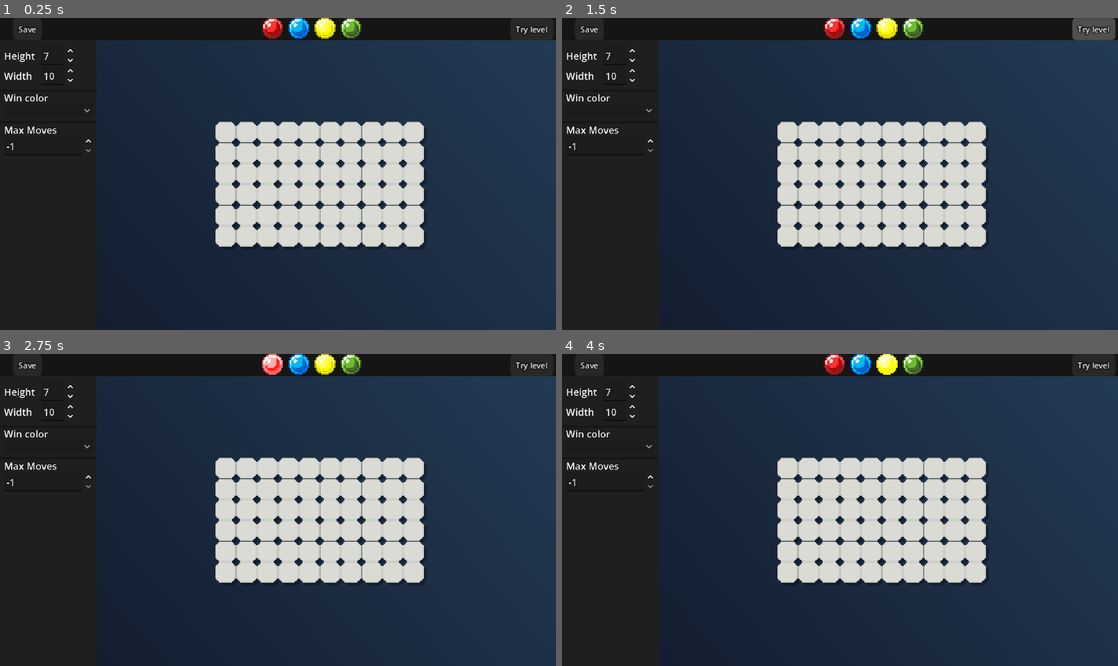
Above: before the commit, frames 1-4 (two rows, left to right).
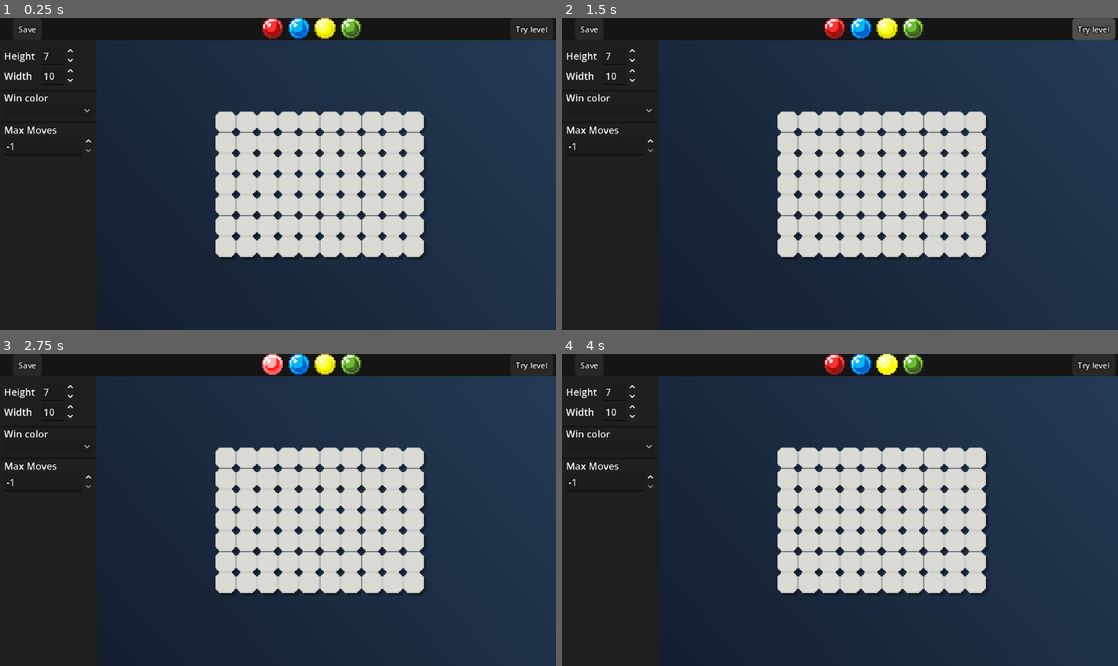
Above: after the commit, the same moments.

Repository: AurelinkZ/color-blocks
Game: Godot game, scene res://Scenes/level_editor.tscn
The game is run twice, just before and just after one commit, with the same random seed, the same clock (stepped at 60 frames per second) and the same inputs. This scene is started directly instead of the project's main scene.
Inputs (mouse positions are in pixels of both pictures, inside the frame that each line leads up to):
- Up to frame 1 (0.25 s): no input
- Up to frame 2 (1.5 s): click "Try level" at 0.5 s; click "Edit" at 1.25 s
- Up to frame 3 (2.75 s): click (272, 363) at 2.02 s
- Up to frame 4 (4 s): click (862, 363) at 2.77 s; click (884, 363) at 3.52 s

The runs differ from the first frame. In frame 1, 5.8% of the frame differs, in the area x 38-77%, y 29-77%; in frame 2, 5.8%; in frame 3, 5.8%; in frame 4, 5.8%.

Commit message:
Guard level loading and refactor grid init
Add guards and refactor grid/level initialization to avoid unbound values and support loading existing level data.

Changes:
- game.gd: Prevent starting a next level when levels is empty (avoid unbound index). Pass edit_level_to_test into LevelEditor and change scene via literal path.
- grid_editor.gd: Replace hardcoded initial size constants with deferred width/height assignment. Change setup_initial_grid to accept a LevelData and explicit width/height; if a level has grid_data, duplicate it, otherwise initialize a blank grid.
- grid_manager.gd: When setting up a level, prefer duplicating level.grid_data if present; otherwise fill a random grid as before.
- grid_view.gd: Clamp animation_timer.wait_time when decrementing to ensure it never goes below the minimum.
- level_editor.gd: Initialize width/height from edit_level_to_test when present (fall back to defaults) and pass them into grid_editor.setup_initial_grid, and update grid view setup accordingly.

Rationale: These changes fix edge cases (empty levels, uninitialized grid data) and centralize grid initialization logic so editors and runtime consistently load existing level grids or create properly sized blank grids.

Diff:
--- a/Scripts/game.gd
+++ b/Scripts/game.gd
@@ -73,7 +73,8 @@
 func _on_next_level_clicked():
 	if index_level < levels.size() - 1:
 		index_level += 1
-	_start_new_level(levels[index_level]) # Not indent in case we reach the last level
+	if levels.size() != 0:
+		_start_new_level(levels[index_level]) # Avoid issues with unbound values
 
 	if $UI/WinUI != null:
 		$UI/WinUI.queue_free()
@@ -92,7 +93,6 @@
 	if grid_manager.is_won():
 		_game_won()
 
-
 func _on_go_to_edit_button_pressed() -> void:
-	var edit_scene = preload("res://Scenes/level_editor.tscn")
-	get_tree().change_scene_to_file(edit_scene.resource_path)
+	LevelEditor.edit_level_to_test = edit_level_to_test
+	get_tree().change_scene_to_file("res://Scenes/level_editor.tscn")
--- a/Scripts/grid_editor.gd
+++ b/Scripts/grid_editor.gd
@@ -1,18 +1,21 @@
 extends Node
 
-const INITIAL_WIDTH: int = 10
-const INITIAL_HEIGHT: int = 6
-
-var width: int = INITIAL_WIDTH
-var height: int = INITIAL_HEIGHT
+var width: int
+var height: int
 var grid: Dictionary # Vector2i -> Color (Example: Vector2i(0, 0) -> Color.WHITE)
 
 ## Function to use to initialise the first grid of the level editor
 # Every cell of the grid will be blank (Color.WHTIE)
-func setup_initial_grid():
-	for y in height:
-		for x in width:
-			grid[Vector2i(x, y)] = Color.WHITE
+func setup_initial_grid(level: LevelData, width_val: int, height_val: int):
+	width = width_val
+	height = height_val
+	if level != null:
+		if level.grid_data.size() != 0:
+			grid = level.grid_data.duplicate()
+	else:
+		for y in height:
+			for x in width:
+				grid[Vector2i(x, y)] = Color.WHITE
 
 ## Set the width and refreshes the grid directly
 func set_width(width_user: int):
--- a/Scripts/grid_manager.gd
+++ b/Scripts/grid_manager.gd
@@ -19,9 +19,12 @@
 	width = level.grid_width
 	current_pallette = PALETTES[level.difficulty]
 	target_color = level.win_color
-	for i in range(0, height):
-		for j in range(0, width):
-			grid[Vector2i(j, i)] = pick_random_color()
+	if level.grid_data.size() != 0:
+		grid = level.grid_data.duplicate()
+	else:
+		for i in range(0, height):
+			for j in range(0, width):
+				grid[Vector2i(j, i)] = pick_random_color()
 	initial_grid = grid.duplicate()
 
 func pick_random_color():
--- a/Scripts/grid_view.gd
+++ b/Scripts/grid_view.gd
@@ -75,8 +75,8 @@
 	animation_timer.start()
 
 func _on_animation_timer_timeout() -> void:
-	if animation_timer.wait_time >= minimum_timer_animation and animation_timer.wait_time - timer_animation_step >= 0:
-		animation_timer.wait_time -= timer_animation_step
+	if animation_timer.wait_time >= minimum_timer_animation:
+		animation_timer.wait_time = max(minimum_timer_animation, animation_timer.wait_time - timer_animation_step)
 	else:
 		animation_timer.wait_time = minimum_timer_animation
 	animate_refresh_grid(blocks_to_animate_remaining, animate_color)
--- a/Scripts/level_editor.gd
+++ b/Scripts/level_editor.gd
@@ -27,11 +27,16 @@
 }
 
 func _ready() -> void:
-	grid_editor.setup_initial_grid()
+	if edit_level_to_test != null:
+		width = edit_level_to_test.grid_width
+		height = edit_level_to_test.grid_height
+	else:
+		width = initial_width
+		height = initial_height
+	grid_editor.setup_initial_grid(edit_level_to_test, width, height)
 	grid_view_editor.setup_new_grid_view(grid_editor.grid, grid_editor.width, grid_editor.height)
 	color_selector.build_buttons(ARRAY_COLORS)
-	width = initial_width
-	height = initial_height
+
 
 func _on_grid_view_editor_block_clicked(cell: Vector2i) -> void:
 	grid_editor.set_cell(cell, selected_color)
